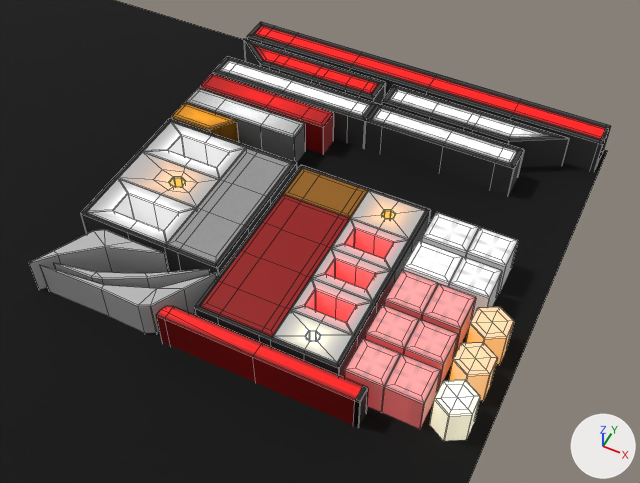
Two versions of the Blender file vehicles/interrawt3/TextureBaker/interrawt3_lights_texbake.blend, one commit apart.
Before and after are seen from a camera (50 mm lens) standing at (1.094, -0.794, 1.412) and looking at (0.479, 0.437, -0.127). Lighting does not change. The marker at lower right points along +X, +Y and +Z. Mesh edges are drawn as thin lines.
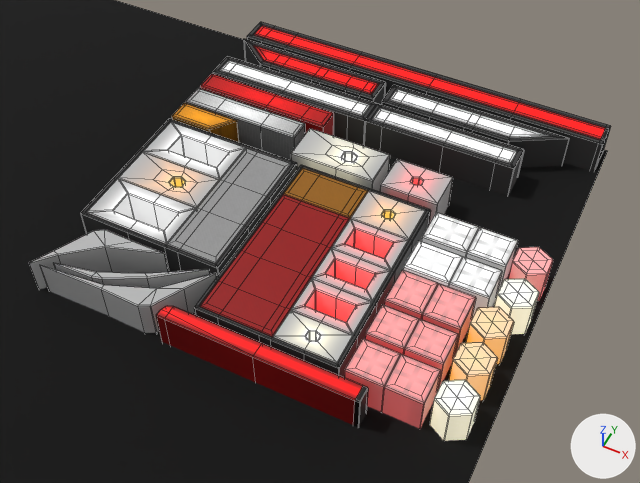
Boxes [x1, y1, x2, y2] around the edits, measured in the pictures (640 x 483 px):
part 1 of me_curve, added
    after: [494, 279, 539, 334]
part 2 of me_curve, added (pink)
    after: [508, 247, 553, 301]
part 3 of me_curve, added
    after: [291, 128, 390, 192]
part 4 of me_curve, added
    after: [380, 159, 453, 224]

What changed in the scene script:
```text
Change me_curve:
    used by ob_curve; location = (0.0, 0.0, 0.0); scale = (3.46, 3.46, 3.46)
    verts and faces of me_curve; kept vertices keep their numbers, new ones are numbered from 553
    remove me_curve.from_pydata(...)  # 553 vertices, 430 faces; spans x 0.003..0.286, y 0.003..0.285, z 0.0
    add me_curve.from_pydata(...)  # 609 vertices, 472 faces; spans x 0.003..0.286, y 0.003..0.285, z 0.0
    me_curve part 1: the loose piece of 13 vertices spanning x 0.257..0.279, y 0.073..0.099, z 0.0 is copied, and the copy is moved by (0.007, 0.027, 0.0); it spans x 0.264..0.286, y 0.1..0.125, z 0.0
    me_curve part 2: the loose piece of 13 vertices spanning x 0.257..0.279, y 0.073..0.099, z 0.0 is copied, and the copy is moved by (0.007, 0.055, 0.0); it spans x 0.264..0.286, y 0.128..0.153, z 0.0
    me_curve part 3: a new loose piece of 18 vertices spanning x 0.099..0.16, y 0.16..0.189, z 0.0, in mat_lights_chrome
    me_curve part 4
    add verts[553] = (0.182, 0.171, 0.0)
    add verts[554] = (0.182, 0.175, 0.0)
    add verts[555] = (0.186, 0.169, 0.0)
    add verts[556] = (0.186, 0.159, 0.0)
    add verts[557] = (0.19, 0.171, 0.0)
    add verts[558] = (0.206, 0.187, 0.0)
    add verts[559] = (0.186, 0.177, 0.0)
    add verts[560] = (0.19, 0.175, 0.0)
    add verts[561] = (0.187, 0.187, 0.0)
    add verts[562] = (0.166, 0.187, 0.0)
    add verts[563] = (0.206, 0.159, 0.0)
    add verts[564] = (0.166, 0.159, 0.0)
    add faces += [(553, 554, 562, 564), (553, 564, 556, 555), (555, 556, 563, 557), (557, 563, 558, 560), (558, 561, 559, 560), (554, 559, 561, 562)]  # mat_lights_chrome
```
